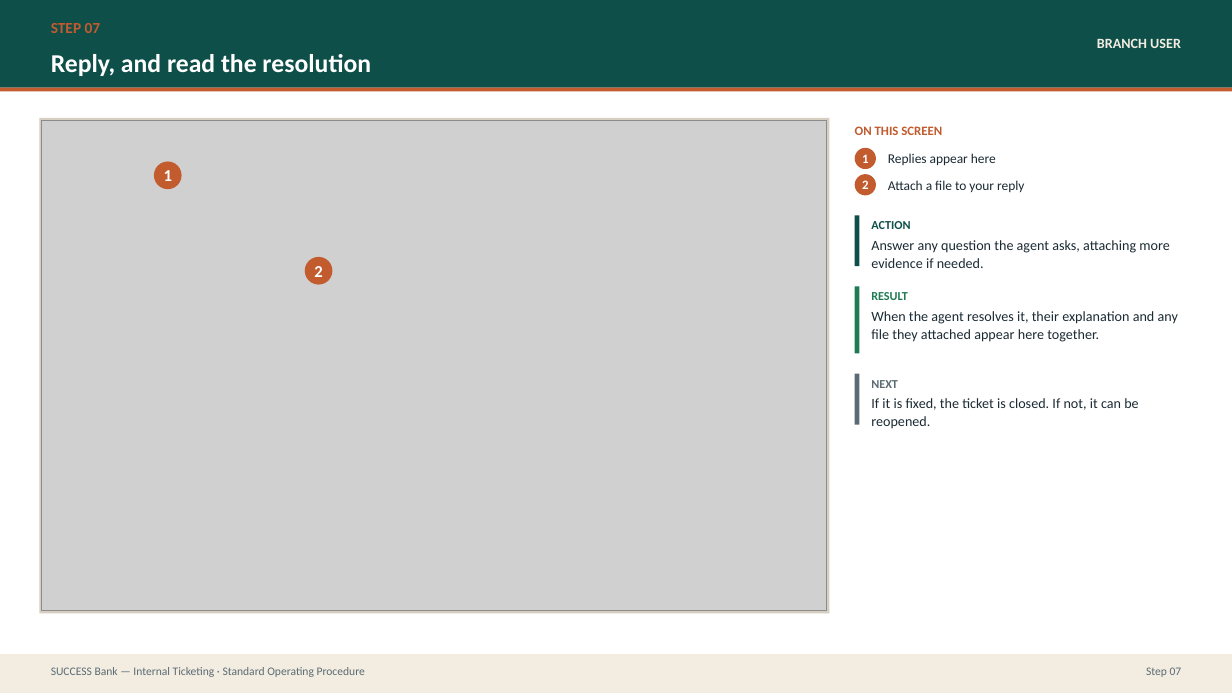
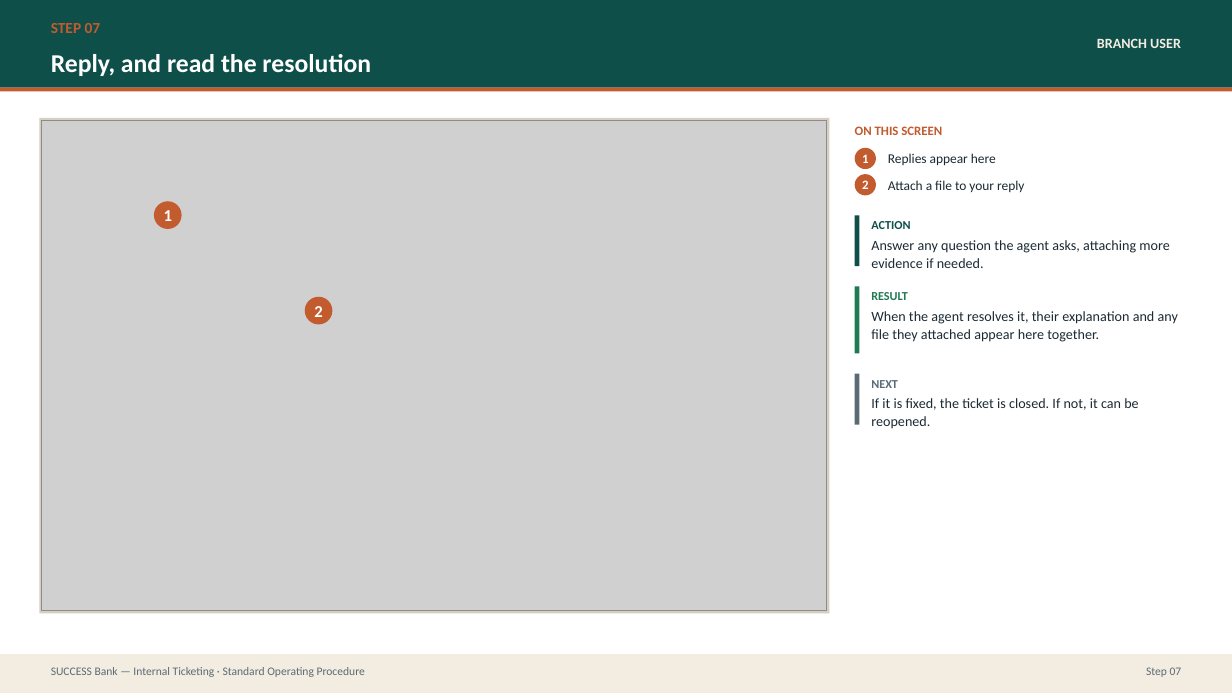
Before and after one commit to prajwal-patil-hub/Internal-Banking-Ticketing-System, a slide deck: slide 18 of docs/sop/SUCCESS-Bank-Ticketing-SOP.pptx. Drawn at 1232x693 pixels with LibreOffice and Linux fonts; fonts in the diff are those of the drawing; grey boxes stand for pictures. Boxes give left, top, right and bottom in pixels: in the first picture for what was removed or moved away, otherwise in the second. Text is boxed around its words. In the diff, an @@ line names an element or a change of style, - is before the commit and + after.

```diff
--- a/docs/sop/SUCCESS-Bank-Ticketing-SOP.pptx
+++ b/docs/sop/SUCCESS-Bank-Ticketing-SOP.pptx
@@ ellipse "1": place and size @@
-ellipse "1" at [154, 162, 182, 189]
+ellipse "1" at [154, 201, 182, 229]
@@ ellipse "2": place and size @@
-ellipse "2" at [305, 257, 333, 285]
+ellipse "2" at [305, 297, 333, 324]
```
Also in this commit, not shown: 19 other slides changed, 6 slides added, 31 other files.
